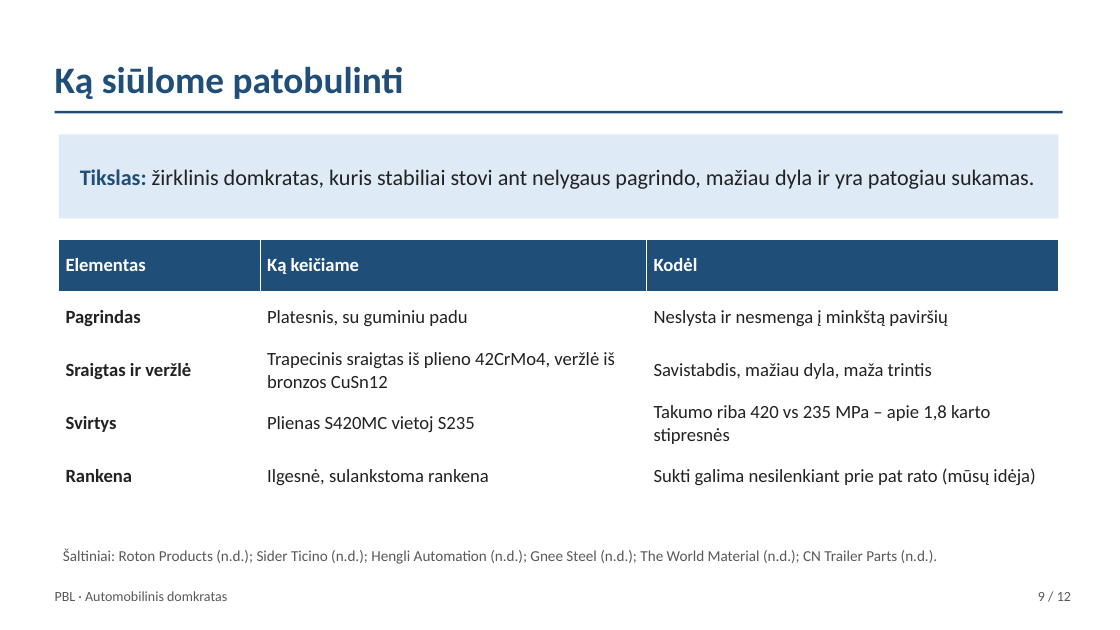
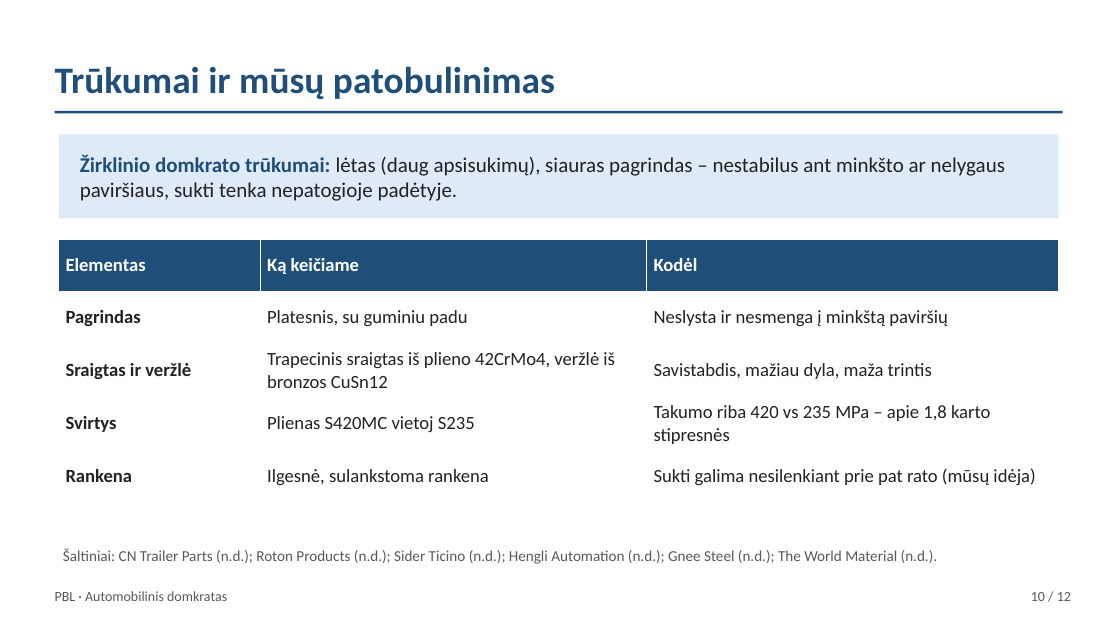
Before and after one commit to Goblinukas-beep/Ye, a slide deck: slide 10 of domkratas-ta1/domkratas-ta1.pptx (slide 9 before the commit). Drawn at 1120x630 pixels with LibreOffice and Linux fonts; fonts in the diff are those of the drawing. Boxes give left, top, right and bottom in pixels: in the first picture for what was removed or moved away, otherwise in the second. Text is boxed around its words. In the diff, an @@ line names an element or a change of style, - is before the commit and + after.

```diff
--- a/domkratas-ta1/domkratas-ta1.pptx
+++ b/domkratas-ta1/domkratas-ta1.pptx
@@ text at <box>55,66,555,99</box>: text changed @@
-Ką siūlome patobulinti
+Trūkumai ir mūsų patobulinimas
@@ text at <box>80,154,1005,201</box>: text changed; size 19 to 18 pt @@
-Tikslas: žirklinis domkratas, kuris stabiliai stovi ant nelygaus pagrindo, mažiau dyla ir yra patogiau sukamas.
+Žirklinio domkrato trūkumai: lėtas (daug apsisukimų), siauras pagrindas – nestabilus ant minkšto ar nelygaus paviršiaus, sukti tenka nepatogioje padėtyje.
@@ text at <box>63,548,938,564</box>: text changed @@
-Šaltiniai: Roton Products (n.d.); Sider Ticino (n.d.); Hengli Automation (n.d.); Gnee Steel (n.d.); The World Material (n.d.); CN Trailer Parts (n.d.).
+Šaltiniai: CN Trailer Parts (n.d.); Roton Products (n.d.); Sider Ticino (n.d.); Hengli Automation (n.d.); Gnee Steel (n.d.); The World Material (n.d.).
@@ text at <box>1031,592,1071,601</box>: text changed @@
-9 / 12
+10 / 12
```
Also in this commit, not shown: 6 other slides changed, 1 slide added, 1 slide removed, 2 other files.
